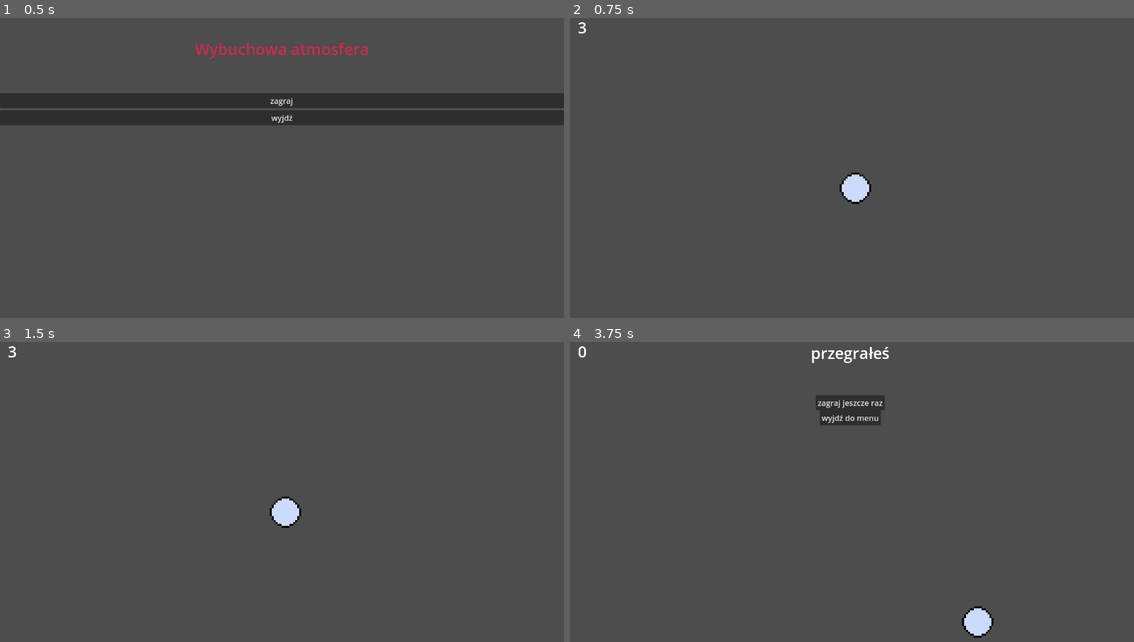
Above: before the commit, frames 1-4 (two rows, left to right).
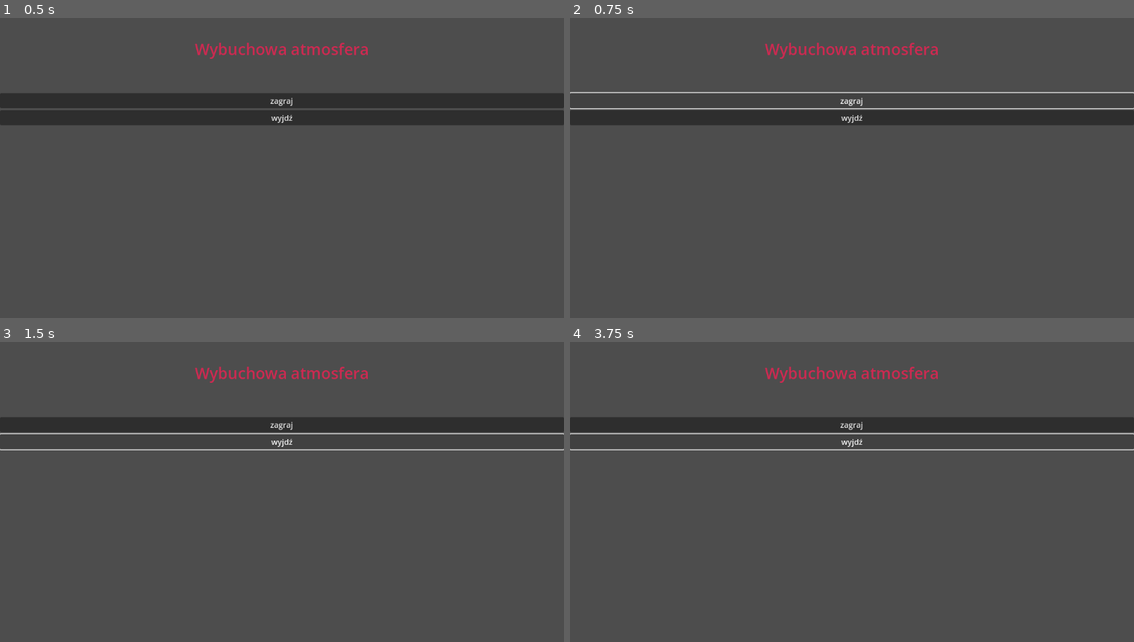
Above: after the commit, the same moments.

Repository: Nefr0l/geometry-shooter
Game: Godot game, scene res://core/main_menu.tscn
Same seed, same stepped clock (60 frames per second), same inputs: the game is played once before the commit and once after it.
Inputs (mouse positions are in pixels of both pictures, inside the frame that each line leads up to):
- Up to frame 1 (0.5 s): no input
- Up to frame 2 (0.75 s): click "zagraj" at 0.5 s
- Up to frame 3 (1.5 s): click (282, 441) at 1.25 s, where only the run after the commit has a clickable "wyjdź"
- Up to frame 4 (3.75 s): tap Enter at 2 s; hold Right (ui_right) 2.03-2.78 s; tap 1 (remove_hp) at 2.1, 2.85, 3.6 s; hold Down (ui_down) 2.78-3.53 s; hold Right (ui_right) from 3.53 s (still down)

Frame 1 is identical in both runs. In frame 2, 6.9% of the frame differs, in the area x 0-100%, y 1-62%; in frame 3, 6.9%; in frame 4, 7.7%, in the area x 0-100%, y 1-99%.
Error after the commit: Parse Error: Preload file "res://enemy/enemy.tscn" does not exist. (res://core/game_manager.gd:34)

Commit message:
feat: add enemies

Diff:
--- a/core/game.tscn
+++ b/core/game.tscn
@@ -1,14 +1,19 @@
-[gd_scene load_steps=5 format=3 uid="uid://7fy2ljrc87x2"]
+[gd_scene load_steps=7 format=3 uid="uid://7fy2ljrc87x2"]
 
 [ext_resource type="PackedScene" uid="uid://d2xt7uid3kg5w" path="res://player/player.tscn" id="1_8xnxh"]
 [ext_resource type="Script" uid="uid://dq60atl58l4xw" path="res://player/player_collision.gd" id="2_a04qp"]
 [ext_resource type="PackedScene" uid="uid://dsw8f2cmym6u4" path="res://ui/hud.tscn" id="4_sjcnv"]
 [ext_resource type="PackedScene" uid="uid://ct5clso3tijx4" path="res://ui/game_over.tscn" id="5_cjuek"]
+[ext_resource type="PackedScene" uid="uid://rgpt2hprt084" path="res://enemy/enemy.tscn" id="5_sjcnv"]
+[ext_resource type="Script" uid="uid://iuhy0vvqoyop" path="res://core/enemy_spawner.gd" id="6_cjuek"]
 
 [node name="Node2D" type="Node2D"]
 
 [node name="Player" parent="." instance=ExtResource("1_8xnxh")]
 position = Vector2(583, 372)
+
+[node name="Enemy" parent="." instance=ExtResource("5_sjcnv")]
+position = Vector2(124, 333)
 
 [node name="Lives" type="Node" parent="."]
 script = ExtResource("2_a04qp")
@@ -21,9 +26,12 @@
 
 [node name="Panel" parent="Control" instance=ExtResource("4_sjcnv")]
 layout_mode = 1
-offset_top = 4.0
-offset_right = 35.0
-offset_bottom = 25.0
+anchors_preset = -1
+anchor_right = 28.825
+anchor_bottom = 1.6
+offset_top = 3.0
+offset_right = 0.0
+offset_bottom = 0.0
 
 [node name="GameOver" parent="Control" instance=ExtResource("5_cjuek")]
 layout_mode = 1
@@ -31,3 +39,10 @@
 offset_top = 36.0
 offset_right = 620.0
 offset_bottom = 76.0
+
+[node name="EnemySpawner" type="Timer" parent="."]
+wait_time = 3.0
+autostart = true
+script = ExtResource("6_cjuek")
+
+[connection signal="timeout" from="EnemySpawner" to="EnemySpawner" method="_on_timeout"]
--- a/core/game_manager.gd
+++ b/core/game_manager.gd
@@ -1,21 +1,41 @@
 extends Control
 
 var hp
+var score
+var player_pos
 
 func _ready() -> void:
 	hp = 3
+	score = 0
+
 
 func _process(delta: float) -> void:
-	pass
+	score += 1
+
 
 func reset_game():
 	get_tree().change_scene_to_file("res://core/game.tscn")
 	get_tree().paused = false
 	hp = 3
+	score = 0
+
 
 func to_menu():
 	get_tree().change_scene_to_file("res://core/main_menu.tscn")
 	get_tree().paused = false
 
+
 func exit_game():
 	get_tree().quit()
+
+
+func spawn_enemy():
+	print("spawned")
+	var enemy = preload("res://enemy/enemy.tscn").instantiate()
+
+	var enemy_pos : Vector2
+	enemy_pos.x = randf_range(0, DisplayServer.screen_get_size().x)
+	enemy_pos.y = 0 if (randi_range(0, 1) == 1) else DisplayServer.screen_get_size().y
+
+	enemy.position = enemy_pos
+	add_child(enemy)
--- a/core/main_menu.gd
+++ b/core/main_menu.gd
@@ -1,5 +1,4 @@
 extends Control
-
 
 func _on_play_button_down() -> void:
 	GameManager.reset_game()
--- a/player/player.tscn
+++ b/player/player.tscn
@@ -7,11 +7,17 @@
 radius = 32.0624
 
 [node name="Player" type="CharacterBody2D"]
+collision_mask = 2
 motion_mode = 1
 script = ExtResource("1_ykyjo")
 
 [node name="Sprite2D" type="Sprite2D" parent="."]
 texture = ExtResource("1_eqqp1")
 
+[node name="Area2D" type="Area2D" parent="."]
+
+[node name="CollisionShape2D" type="CollisionShape2D" parent="Area2D"]
+shape = SubResource("CircleShape2D_eqqp1")
+
 [node name="CollisionShape2D" type="CollisionShape2D" parent="."]
 shape = SubResource("CircleShape2D_eqqp1")
--- a/player/player_collision.gd
+++ b/player/player_collision.gd
@@ -3,6 +3,7 @@
 func _ready() -> void:
 	pass
 
+
 func _process(delta: float) -> void:
 	if Input.is_action_just_pressed("remove_hp"):
 		GameManager.hp -= 1
--- a/player/player_movement.gd
+++ b/player/player_movement.gd
@@ -13,4 +13,5 @@
 		velocity.x = move_toward(velocity.x, 0, SPEED)
 		velocity.y = move_toward(velocity.y, 0, SPEED)
 
+	GameManager.player_pos = position
 	move_and_slide()
--- a/ui/hud.tscn
+++ b/ui/hud.tscn
@@ -1,8 +1,12 @@
-[gd_scene load_steps=3 format=3 uid="uid://dsw8f2cmym6u4"]
+[gd_scene load_steps=5 format=3 uid="uid://dsw8f2cmym6u4"]
 
-[ext_resource type="Script" uid="uid://dv84hfoo0xge0" path="res://ui/lives_count.gd" id="1_rbyyf"]
+[ext_resource type="Script" uid="uid://dv84hfoo0xge0" path="res://ui/lives_labels.gd" id="1_rbyyf"]
+[ext_resource type="Script" uid="uid://djwg0kaui86cn" path="res://ui/score_label.gd" id="2_276te"]
 
 [sub_resource type="LabelSettings" id="LabelSettings_xf15p"]
+font_size = 32
+
+[sub_resource type="LabelSettings" id="LabelSettings_rbyyf"]
 font_size = 32
 
 [node name="GameHUD" type="MarginContainer"]
@@ -24,3 +28,11 @@
 text = "fdfs"
 label_settings = SubResource("LabelSettings_xf15p")
 script = ExtResource("1_rbyyf")
+
+[node name="Score" type="Label" parent="."]
+layout_mode = 2
+size_flags_horizontal = 8
+text = "fdsfsd"
+label_settings = SubResource("LabelSettings_rbyyf")
+horizontal_alignment = 2
+script = ExtResource("2_276te")
--- a/ui/lives_count.gd
+++ /dev/null
@@ -1,8 +0,0 @@
-extends Label
-
-func _ready() -> void:
-	pass # Replace with function body.
-
-
-func _process(delta: float) -> void:
-	text = str(GameManager.hp)
Not shown: 1 places in ui/game_ui.tscn that only renumber resources
Not shown, removed: ui/lives_count.gd.uid
